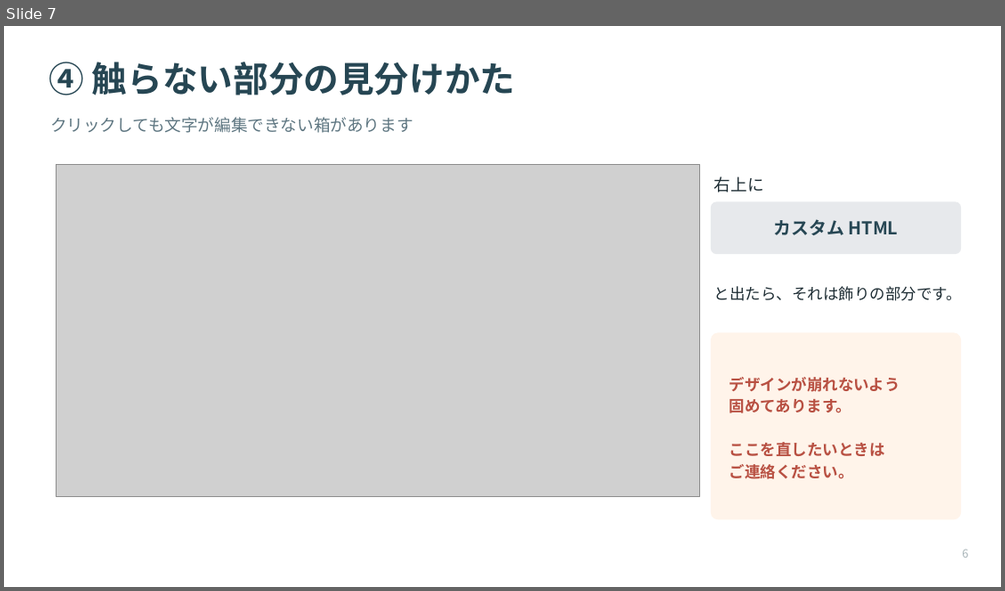
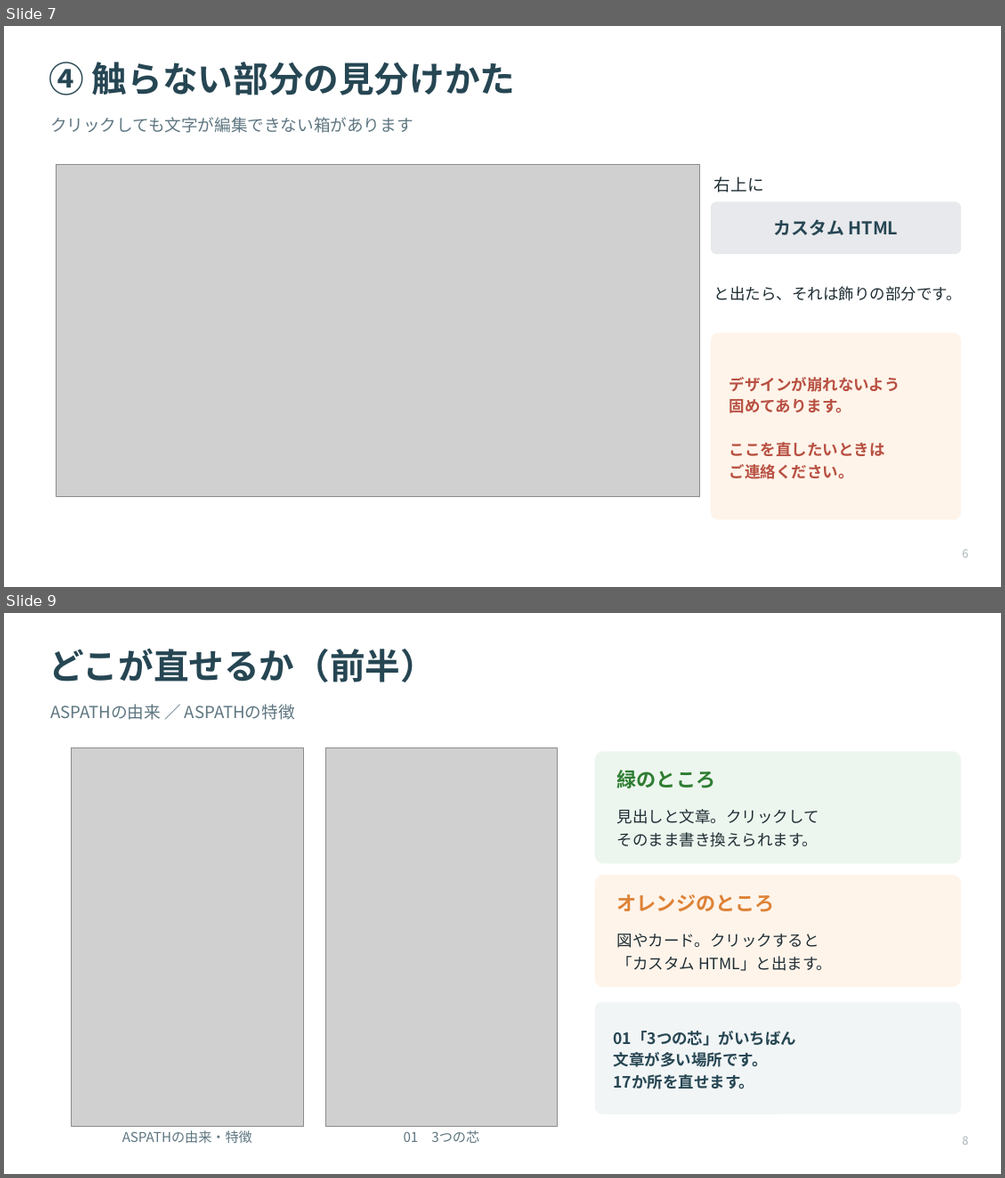
Before and after one commit to Kkenjis/dev-aspath-life, a slide deck: _wp移行素材/★引継ぎ資料/★山口様向け_ASPATHについて_文章の直し方.pptx. Shown one above the other, each under a label of ours: slide 7 before the commit, slides 7 and 9 after it; the slides between them are not shown. The pictures are 1005x591 and 1005x1178 pixels, drawn with LibreOffice and Linux fonts; fonts in the diff are those of the drawing; grey boxes stand for pictures. Boxes give left, top, right and bottom in pixels: in the first picture for what was removed or moved away, otherwise in the second. Text is boxed around its words. In the diff, an @@ line names an element or a change of style, - is before the commit and + after.

```diff
--- a/_wp移行素材/★引継ぎ資料/★山口様向け_ASPATHについて_文章の直し方.pptx
+++ b/_wp移行素材/★引継ぎ資料/★山口様向け_ASPATHについて_文章の直し方.pptx
@@ slide 9 added at (x1=4, y1=613, x2=1001, y2=1174), background #FFFFFF @@
@@ text added at (x1=48, y1=649, x2=436, y2=682), 34 pt, text #264653, bold @@
+どこが直せるか（前半）
@@ text added at (x1=50, y1=704, x2=295, y2=720), 16 pt, text #5E7681 @@
+ASPATHの由来 ／ ASPATHの特徴
@@ picture added at (x1=72, y1=747, x2=303, y2=1126) @@
@@ picture added at (x1=325, y1=747, x2=558, y2=1126) @@
@@ rounded rectangle added at (x1=595, y1=751, x2=961, y2=863), fill #EDF6EE @@
@@ text added at (x1=617, y1=770, x2=716, y2=788), 19 pt, text #2E7D32, bold @@
+緑のところ
@@ text added at (x1=617, y1=809, x2=819, y2=847), 15 pt, text #1E2D34 @@
+見出しと文章。クリックして
+そのまま書き換えられます。
@@ rounded rectangle added at (x1=595, y1=875, x2=961, y2=987), fill #FFF4EA @@
@@ text added at (x1=617, y1=894, x2=775, y2=912), 19 pt, text #DD8236, bold @@
+オレンジのところ
@@ text added at (x1=617, y1=933, x2=832, y2=971), 15 pt, text #1E2D34 @@
+図やカード。クリックすると
+「カスタム HTML」と出ます。
@@ rounded rectangle added at (x1=595, y1=1002, x2=961, y2=1114), fill #F2F5F6 @@
@@ text added at (x1=614, y1=1030, x2=797, y2=1089), 15 pt, text #264653, bold @@
+01「3つの芯」がいちばん
+文章が多い場所です。
+17か所を直せます。
@@ text added at (x1=122, y1=1130, x2=252, y2=1143), 13 pt, text #5E7681 @@
+ASPATHの由来・特徴
@@ text added at (x1=404, y1=1130, x2=479, y2=1143), 13 pt, text #5E7681 @@
+01 3つの芯
@@ text added at (x1=962, y1=1135, x2=968, y2=1144), 11 pt, text #A8B4B8 @@
+8
```
Also in this commit, not shown: 5 slides changed, 3 other slides added, 6 other files.
